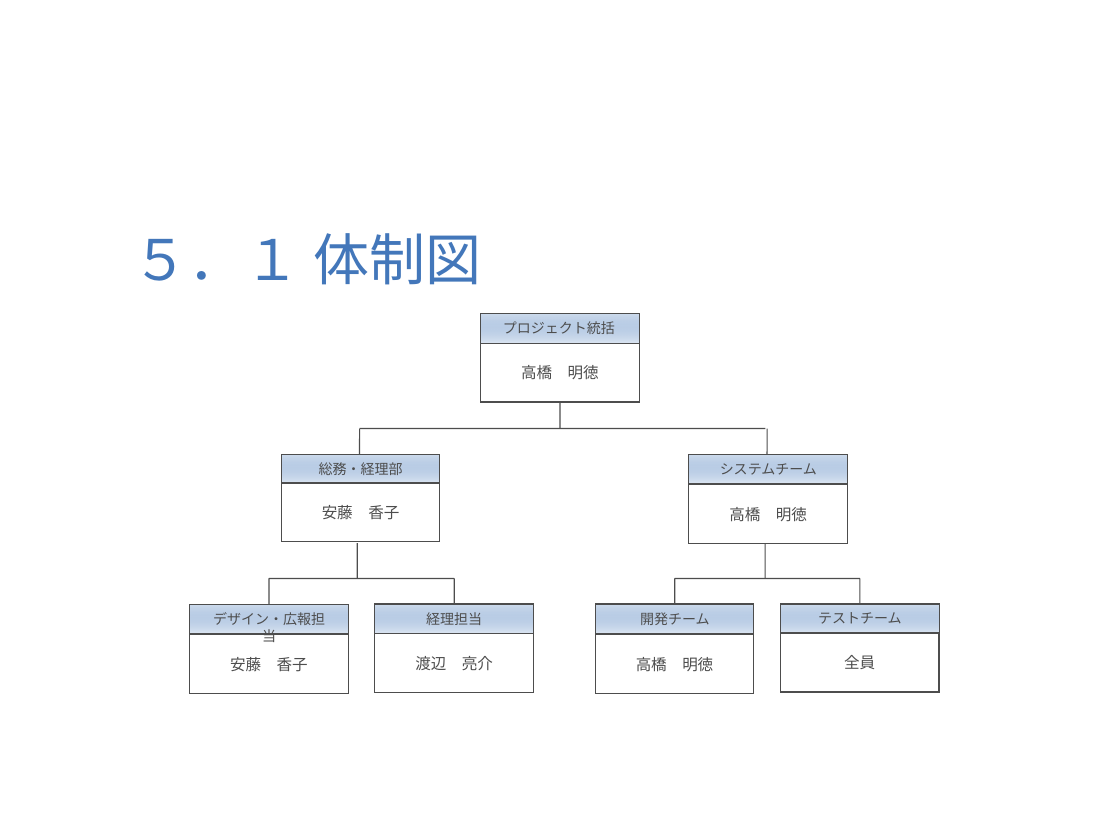
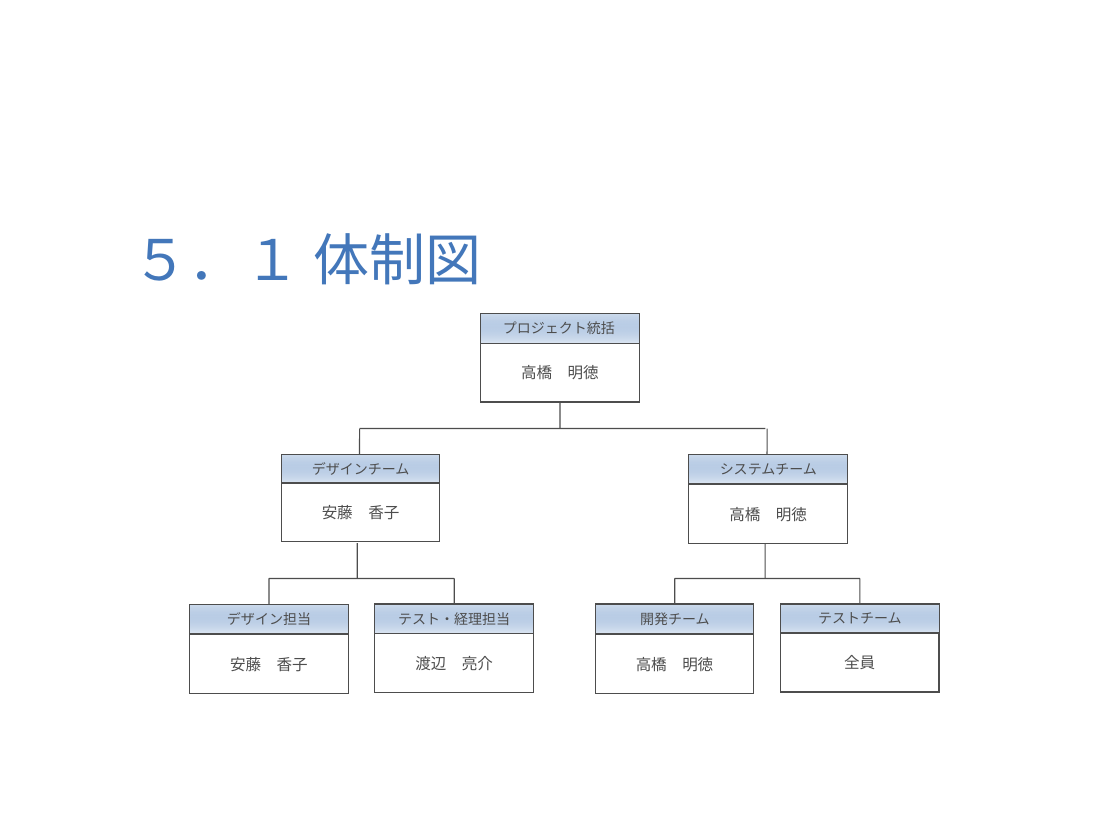
Before and after one commit to meijin27/StudentDocumentationSoftware, a slide deck: slide 15 of 説明書/概要設計書(提出書類作成ソフト).ppt. Drawn at 1120x840 pixels with LibreOffice and Linux fonts; fonts in the diff are those of the drawing; background and template pictures are left out. Boxes give left, top, right and bottom in pixels: in the first picture for what was removed or moved away, otherwise in the second. Text is boxed around its words. In the diff, an @@ line names an element or a change of style, - is before the commit and + after.

Commit message:
フォーム改定

```diff
--- a/説明書/概要設計書(提出書類作成ソフト).ppt
+++ b/説明書/概要設計書(提出書類作成ソフト).ppt
@@ text at box(312, 462, 410, 475): text changed @@
-総務・経理部
+デザインチーム
@@ text at box(227, 612, 311, 625): text changed @@
-デザイン・広報担当
+デザイン担当
@@ text at box(398, 612, 510, 625): text changed @@
-経理担当
+テスト・経理担当
```
Also in this commit, not shown: 3 other slides changed, 2 other files.
